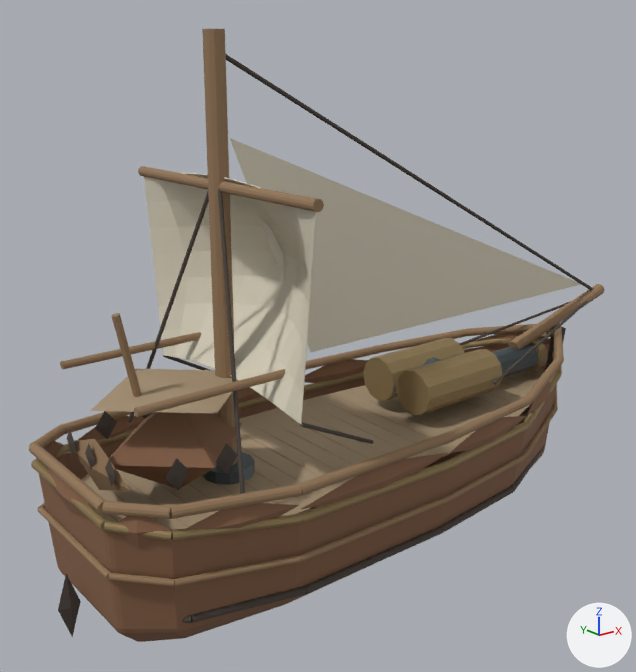
Two versions of the glTF model public/art/world3d/ships/fireShip.glb, one commit apart.
Rendered twice from a 50 mm lens placed at (-140.0, -156.0, 116.0), pointed at (-8.0, 9.0, 50.0). Arrows for +X, +Y and +Z are at lower right; the lights stay in place. The picture after the commit comes second. Vertices at exactly the same position are counted once.

The first picture shows 'Gun', 'Hull'.
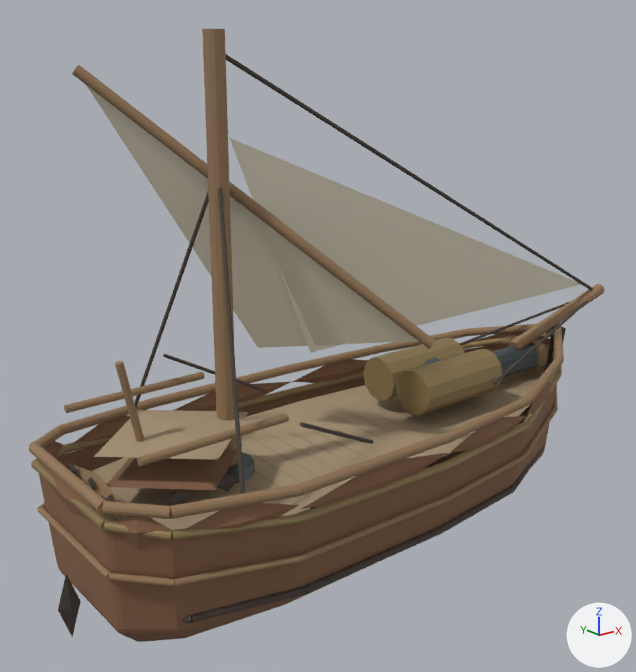
Commit message: Complete sea commanders: public/art/world3d/ships

Pixel boxes [x1, y1, x2, y2] of what changed, in the pictures (636 x 672 px; the box of a moved part takes in the faces that stretch with it):
part 1 of me_round_planked_hull_001, moved or reshaped: before [138, 166, 324, 212]; after [72, 65, 435, 349]
part 2 of me_round_planked_hull_001, deleted (pale yellow): before [144, 173, 316, 424]
part 3 of me_round_planked_hull_001, moved or reshaped: before [60, 313, 285, 491]; after [64, 85, 418, 502]

What changed in the scene script:
```text
Change me_round_planked_hull_001:
    used by ob_hull; location = (0.0, 0.0, 0.0)
    remove me_round_planked_hull_001.from_pydata(...)  # 2439 vertices, 4353 faces; spans x -84.0..100.0, y -33.0..33.0, z 0.0..122.0
    add me_round_planked_hull_001.from_pydata(...)  # 2266 vertices, 4006 faces; spans x -84.0..100.0, y -31.0..31.0, z 0.0..122.0
    me_round_planked_hull_001 part 1: the loose piece of 24 vertices spanning x -42.0..-40.0, y -33.0..33.0, z 90.0..92.0 is multiplied about its middle by the matrix ((-0.87, 0.909, 0.721), (-1.16, -0.681, -0.541), (0.0, -0.901, 1.136)), then moved by (10.0, -2.0, -7.0)
    me_round_planked_hull_001 part 2: the loose piece of 176 vertices spanning x -41.0..-24.0, y -32.0..32.0, z 47.0..93.0 is deleted
    me_round_planked_hull_001 part 3
    32 faces are deleted
    92 vertices in x -73.0..-35.0, y -18.0..18.0, z 48.0..68.0 move by (0.0, 0.0, -10.0)
    34 vertices in x -74.0..-37.0, y -16.0..16.0, z 37.0..38.0 move by (0.0, 0.0, -5.0)
    14 vertices in x -74.0..-73.0, y -12.0..12.0, z 40.0 move by (0.0, 0.0, -7.0)
    6 vertices in x -74.0..-72.0, y -9.0..9.0, z 43.0 move by (0.0, 0.0, -8.0)
    4 vertices in x -63.0..-51.0, y -16.0..16.0, z 42.0 move by (0.0, 0.0, -11.0)
    2 vertices move from x -72.0, y 0.0, z 32.0 to x -72.0, y 0.0, z 29.0
    3 vertices are added at (-60.0, 20.0, 112.0), (-2.0, -23.0, 56.0), (-23.0, 13.0, 49.0)
    32 new faces join them, mat_tarred_oak (brown #4b423c)
    1 new face joins them, mat_unbleached_sail (pale yellow #d8d1bd)
```
